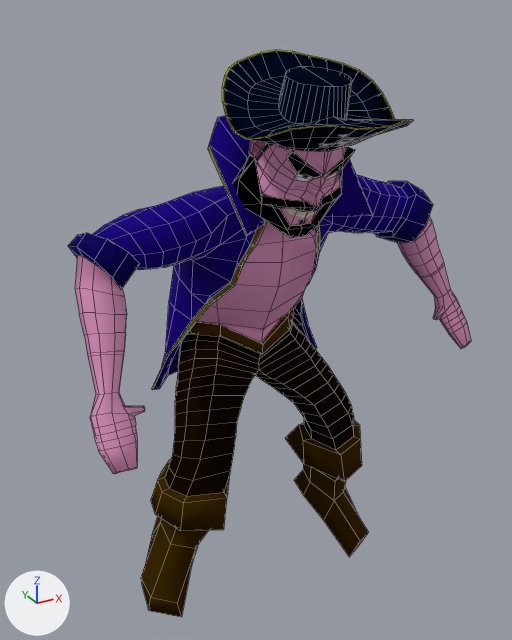
The OBJ model assets/Animacion/Pirata/Celebracion/PirataCelebracion_000147.obj, before and after one commit.
Before and after are seen from a 50 mm lens placed at (-4.16, -7.12, 7.86), pointed at (-0.17, 0.14, 4.23). Lighting does not change. The marker at lower left points along +X, +Y and +Z. Mesh edges are drawn as thin lines. Where no turn or scale is listed for an object, it has been applied to the vertices.

In view in the first picture: 'Pirata_PirataH'.
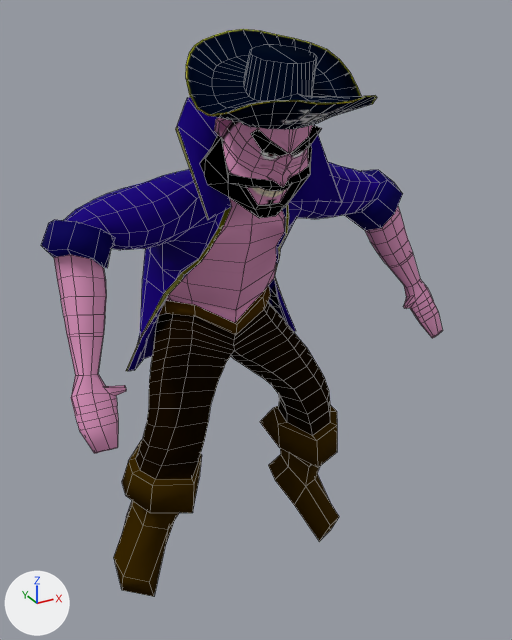
Boxes [x1, y1, x2, y2] around the edits, measured in the pictures (512 x 640 px; the box of a moved part takes in the faces that stretch with it):
'Pirata_PirataH', reshaped: before [68, 50, 471, 617]; after [41, 29, 443, 597]
part 1 of me_pirata_piratah, moved or reshaped: before [222, 50, 413, 152]; after [186, 29, 377, 130]
part 2 of me_pirata_piratah, moved or reshaped: before [68, 116, 471, 617]; after [41, 97, 443, 597]

The change in detail:
me_pirata_piratah is used by ob_pirata_piratah; location (0.0, 0.0, 0.0).
me_pirata_piratah had 1340 vertices, 1341 faces and spanned x -2.65..2.78, y -2.17..1.37, z 0.22..7.47.
me_pirata_piratah now has 1340 vertices, 1341 faces and spans x -2.72..2.67, y -1.75..1.91, z 0.14..7.66.
me_pirata_piratah part 1: the loose piece of 216 vertices spanning x -1.15..0.69, y -2.17..-0.32, z 6.47..7.47 is scaled about its middle by 1.04, then moved by (-0.12, 0.46, 0.17).
me_pirata_piratah part 2: 1124 of 1340 vertices moved; they spanned x -2.65..2.78, y -1.45..1.37, z 0.22..7.14 and now span x -2.72..2.67, y -0.99..1.91, z 0.14..7.32; mean shift (-0.11, 0.5, 0.08); largest move (-1.04, 0.72, 4.36) -> (-1.15, 1.39, 4.54).
